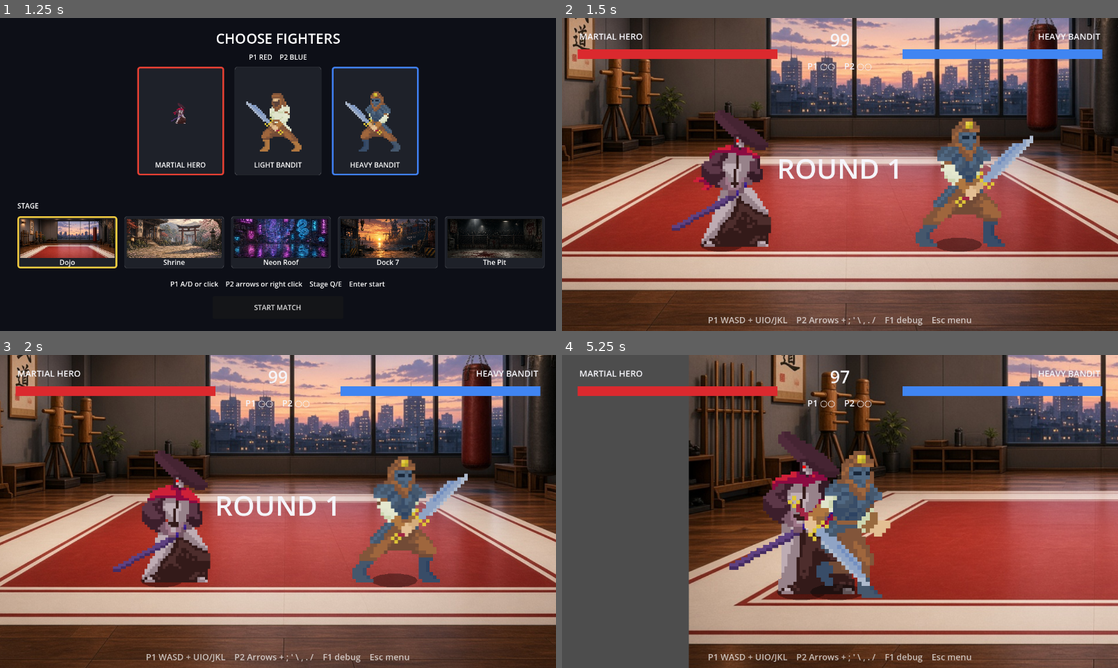
Above: before the commit, frames 1-4 (two rows, left to right).
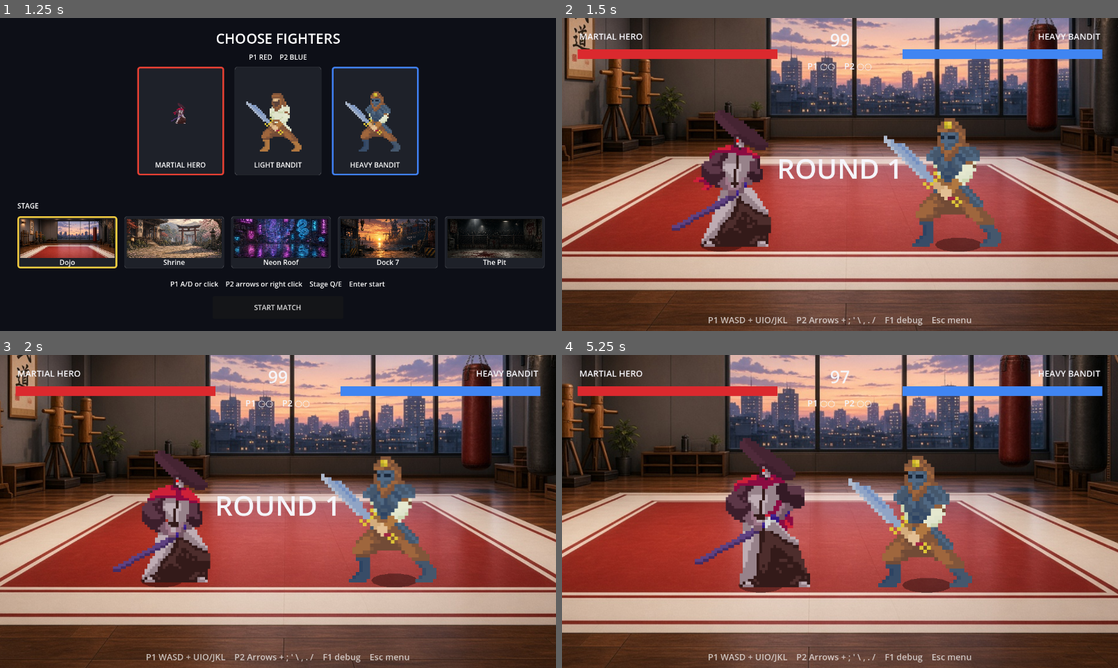
Above: after the commit, the same moments.

Repository: dtelcore/MightNite
Game: Godot game, scene res://Scenes/MainMenu.tscn
Same seed, same stepped clock (60 frames per second), same inputs: the game is played once before the commit and once after it.
Inputs (mouse positions are in pixels of both pictures, inside the frame that each line leads up to):
- Up to frame 1 (1.25 s): click "FIGHT" at 0.5 s
- Up to frame 2 (1.5 s): click "START MATCH" at 1.25 s
- Up to frame 3 (2 s): no input
- Up to frame 4 (5.25 s): tap Enter at 2 s; move the mouse to (962, 495) at 2.02 s; hold D (p1_right) 2.03-3.53 s; tap L (p1_hk) at 2.1 s; click (962, 495) at 2.17 s; tap Space at 2.27, 3.02, 4.52 s; move the mouse to (728, 527) at 2.77 s; tap O (p1_hp) at 2.85 s; move the mouse to (895, 442) at 3.52 s; hold A (p1_left) 3.53-4.28 s; tap J (p1_lk) at 3.6 s; move the mouse to (812, 574) at 4.27 s; hold D (p1_right) from 4.28 s (still down); tap U (p1_lp) at 4.35 s; click (812, 574) at 4.42 s; move the mouse to (1006, 558) at 5.02 s; tap K (p1_mk) at 5.1 s

Frame 1 is identical in both runs. In frame 2, 3.7% of the frame differs, in the area x 57-85%, y 32-74%; in frame 3, 3.6%; in frame 4, 85%, in the area x 0-100%, y 0-100%.

Commit message:
v0.0.3  player vs player look direction adjusted

Diff:
--- a/Characters/HeavyBandit/HeavyBandit.tres
+++ b/Characters/HeavyBandit/HeavyBandit.tres
@@ -42,6 +42,7 @@
 pixel_scale = 4.0
 foot_y = 46.0
 frame_center_x = 27.0
+sheet_faces_right = false
 moves = Array[MoveData]([ExtResource("3_5LP"), ExtResource("4_5MP"), ExtResource("5_5HP"), ExtResource("6_5LK"), ExtRes …(336 unchanged characters)…
 specials = Array[MoveData]([ExtResource("22_623P"), ExtResource("23_360P"), ExtResource("24_throw")])
 supers = Array[MoveData]([ExtResource("25_236236P")])
--- a/Characters/LightBandit/LightBandit.tres
+++ b/Characters/LightBandit/LightBandit.tres
@@ -41,6 +41,7 @@
 pixel_scale = 4.0
 foot_y = 46.0
 frame_center_x = 27.0
+sheet_faces_right = false
 moves = Array[MoveData]([ExtResource("3_5LP"), ExtResource("4_5MP"), ExtResource("5_5HP"), ExtResource("6_5LK"), ExtRes …(336 unchanged characters)…
 specials = Array[MoveData]([ExtResource("22_623P"), ExtResource("23_throw")])
 supers = Array[MoveData]([ExtResource("24_236236P")])
--- a/Characters/MartialHero/MartialHero.tres
+++ b/Characters/MartialHero/MartialHero.tres
@@ -42,6 +42,7 @@
 pixel_scale = 3.0
 foot_y = 122.0
 frame_center_x = 94.5
+sheet_faces_right = true
 moves = Array[MoveData]([ExtResource("3_5LP"), ExtResource("4_5MP"), ExtResource("5_5HP"), ExtResource("6_5LK"), ExtRes …(336 unchanged characters)…
 specials = Array[MoveData]([ExtResource("22_236P"), ExtResource("23_623P"), ExtResource("24_throw")])
 supers = Array[MoveData]([ExtResource("25_236236P")])
--- a/Characters/SpritePlayer.gd
+++ b/Characters/SpritePlayer.gd
@@ -9,6 +9,7 @@
 var _pixel_scale := 3.0
 var _foot_y := 122.0
 var _center_x := 100.0
+var _sheet_faces_right := true
 var _loop := true
 var _stretch := false
 var _fps := 8.0
@@ -23,6 +24,7 @@
 	_pixel_scale = data.pixel_scale
 	_foot_y = data.foot_y
 	_center_x = data.frame_center_x
+	_sheet_faces_right = data.sheet_faces_right
 	_body_height = data.body_height
 	_sprite = Sprite2D.new()
 	_sprite.name = "Frames"
@@ -122,10 +124,12 @@
 func apply_facing(facing: int) -> void:
 	if _sprite == null:
 		return
-	_sprite.flip_h = facing < 0
+	var look_right := facing > 0
+	_sprite.flip_h = look_right != _sheet_faces_right
 	var shift := (_frame_size.x * 0.5 - _center_x) * _pixel_scale
 	var foot := -(_foot_y - _frame_size.y * 0.5) * _pixel_scale
-	_sprite.position = Vector2(shift * float(facing), foot + _body_height * 0.22 * _crouch)
+	var mirror := -1.0 if _sprite.flip_h else 1.0
+	_sprite.position = Vector2(shift * mirror, foot + _body_height * 0.22 * _crouch)
 	_sprite.scale = Vector2(_pixel_scale, _pixel_scale)
 
 
--- a/Resources/CharacterData.gd
+++ b/Resources/CharacterData.gd
@@ -15,6 +15,7 @@
 @export var pixel_scale: float = 3.0
 @export var foot_y: float = 122.0
 @export var frame_center_x: float = 100.0
+@export var sheet_faces_right: bool = true
 @export var moves: Array[MoveData] = []
 @export var specials: Array[MoveData] = []
 @export var supers: Array[MoveData] = []
--- a/Systems/InputBuffer.gd
+++ b/Systems/InputBuffer.gd
@@ -21,12 +21,12 @@
 		btn_hist.pop_front()
 	var rel_x := held_dir.x * facing
 	if rel_x > 0 and prev_rel_x <= 0:
-		if frame - forward_tap_frame <= 16 and frame - forward_tap_frame > 1:
+		if forward_tap_frame > 0 and frame - forward_tap_frame <= 16 and frame - forward_tap_frame > 1:
 			forward_tap_frame = -frame
 		else:
 			forward_tap_frame = frame
 	if rel_x < 0 and prev_rel_x >= 0:
-		if frame - back_tap_frame <= 16 and frame - back_tap_frame > 1:
+		if back_tap_frame > 0 and frame - back_tap_frame <= 16 and frame - back_tap_frame > 1:
 			back_tap_frame = -frame
 		else:
 			back_tap_frame = frame
@@ -35,11 +35,13 @@
 
 func dash_tapped(forward: bool) -> bool:
 	var stamp := forward_tap_frame if forward else back_tap_frame
-	if stamp < 0 and frame + stamp <= 2:
+	# A negative stamp is the frame a double tap was confirmed. The initial
+	# sentinel is also negative, so it only counts when it was set this frame.
+	if stamp < 0 and frame + stamp >= 0 and frame + stamp <= 2:
 		if forward:
-			forward_tap_frame = -999
+			forward_tap_frame = 0
 		else:
-			back_tap_frame = -999
+			back_tap_frame = 0
 		return true
 	return false
 
--- a/Tests/smoke.gd
+++ b/Tests/smoke.gd
@@ -59,6 +59,16 @@
 		return
 	if not p1.is_on_floor() or not p2.is_on_floor():
 		errors.append("fighters not grounded p1=%s p2=%s" % [p1.global_position, p2.global_position])
+	p1.anim.apply_facing(1)
+	p2.anim.apply_facing(-1)
+	if p1.anim.get_node("Frames").flip_h or p2.anim.get_node("Frames").flip_h:
+		errors.append("fighters are not facing each other")
+	p1.anim.apply_facing(-1)
+	p2.anim.apply_facing(1)
+	if not p1.anim.get_node("Frames").flip_h or not p2.anim.get_node("Frames").flip_h:
+		errors.append("fighters did not turn around")
+	if p1.buffer.dash_tapped(true) or p2.buffer.dash_tapped(true) or p1.buffer.dash_tapped(false) or p2.buffer.dash_tapped(false):
+		errors.append("dash triggered with no input")
 	p1.locked = false
 	p2.locked = false
 	var floor_y: float = fight.stage.floor_y
